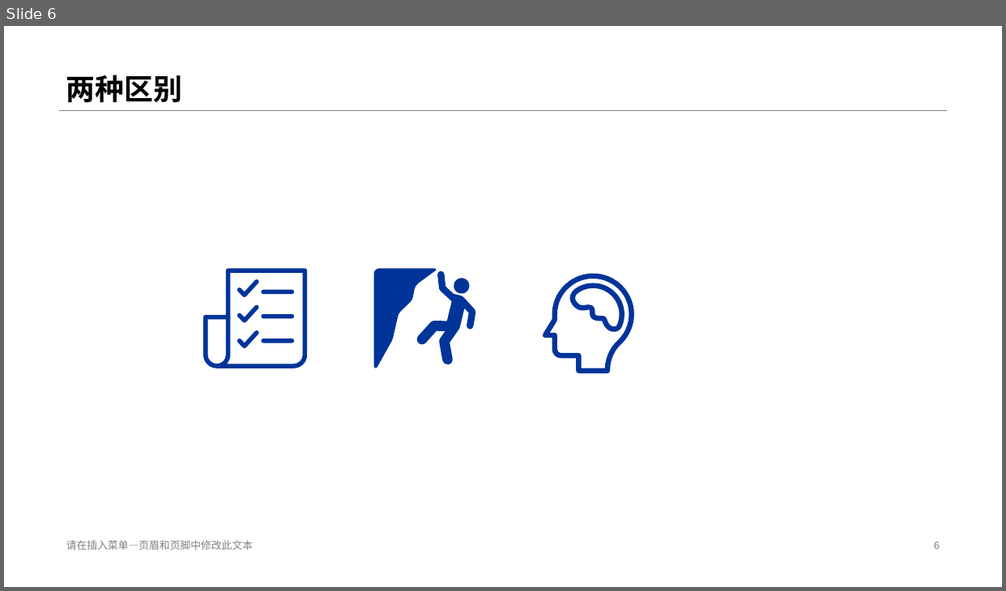
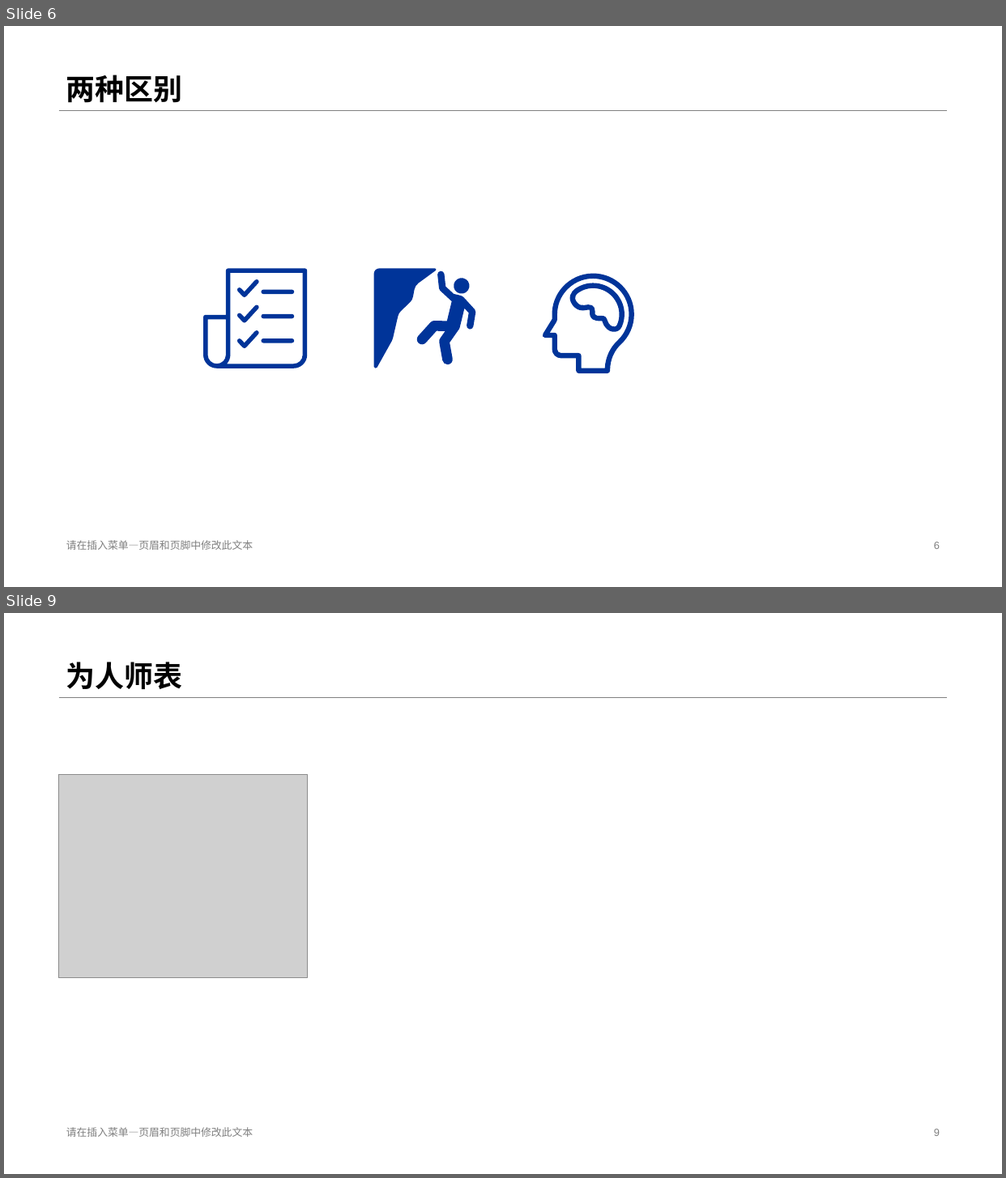
Before and after one commit to zyao197/zyao197.github.io, a slide deck: Mindset.pptx. Shown one above the other, each under a label of ours: slide 6 before the commit, slides 6 and 9 after it; the slides between them are not shown. The pictures are 1006x591 and 1006x1178 pixels, drawn with LibreOffice and Linux fonts; fonts in the diff are those of the drawing; grey boxes stand for pictures. Boxes give left, top, right and bottom in pixels: in the first picture for what was removed or moved away, otherwise in the second. Text is boxed around its words. In the diff, an @@ line names an element or a change of style, - is before the commit and + after.

```diff
--- a/Mindset.pptx
+++ b/Mindset.pptx
@@ slide 9 added at <box>4,613,1002,1174</box>, background #FFFFFF; not listed: 1 template element that a slide beside it also shows @@
@@ title added at <box>66,662,183,689</box>, 28 pt, text #000000, bold @@
+为人师表
@@ picture added at <box>58,775,307,977</box> @@
@@ text added at <box>66,1127,253,1137</box>, 10 pt, text #808080 @@
+请在插入菜单—页眉和页脚中修改此文本
@@ page number added at <box>934,1129,940,1136</box>, 10 pt, text #808080 @@
+9
```
Also in this commit, not shown: 6 slides changed, 5 other slides added.
